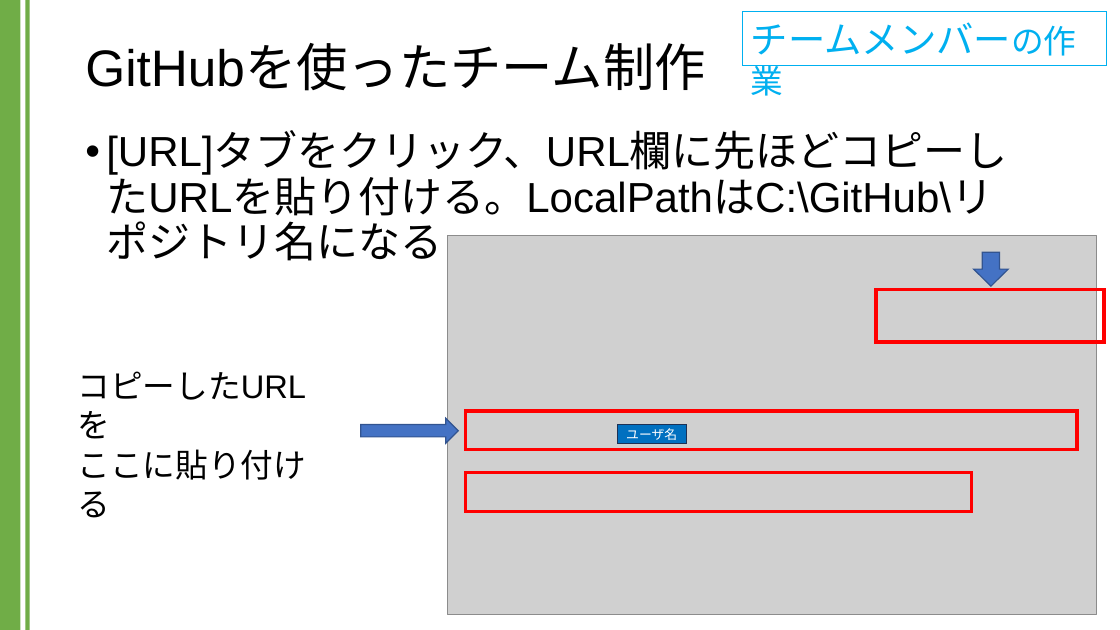
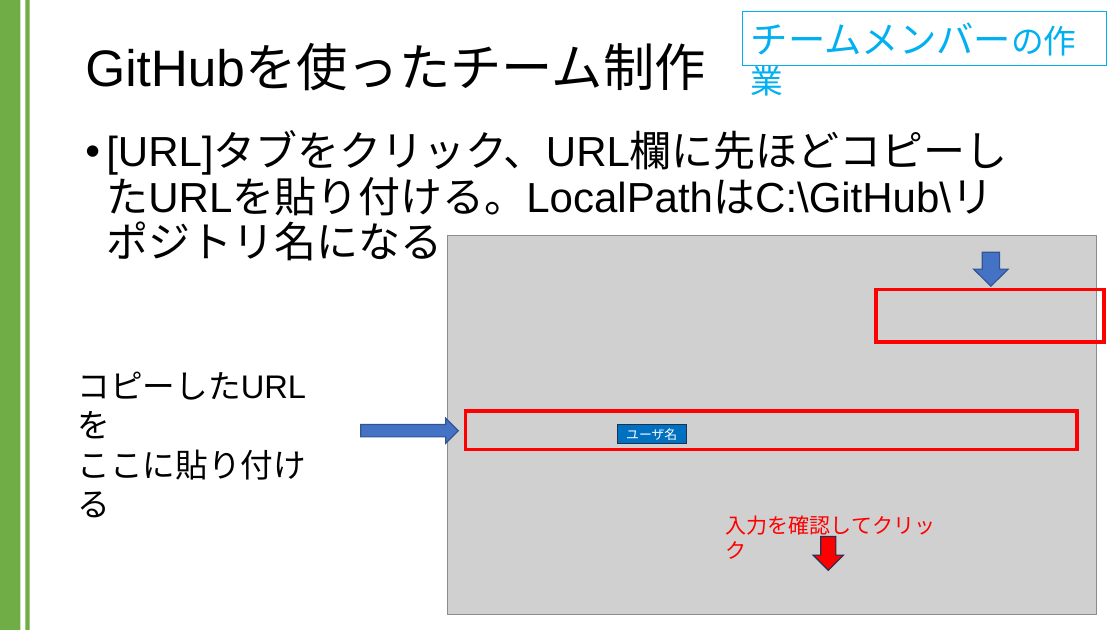
Before and after one commit to kic-murata/cpp2024, a slide deck: slide 22 of 授業資料/GitHubを用いたチーム制作.pptx. Drawn at 1120x630 pixels with LibreOffice and Linux fonts; fonts in the diff are those of the drawing; grey boxes stand for pictures. Boxes give left, top, right and bottom in pixels: in the first picture for what was removed or moved away, otherwise in the second. Text is boxed around its words. In the diff, an @@ line names an element or a change of style, - is before the commit and + after.

```diff
--- a/授業資料/GitHubを用いたチーム制作.pptx
+++ b/授業資料/GitHubを用いたチーム制作.pptx
@@ rectangle removed at <box>465,472,972,512</box> @@
@@ text added at <box>726,515,935,538</box>, 18 pt, text #FF0000 @@
+入力を確認してクリック
@@ down arrow added at <box>813,537,844,571</box>, fill #FF0000, outline #1E3256 1 pt @@
```
Also in this commit, not shown: 3 other slides changed, 1 other file.
